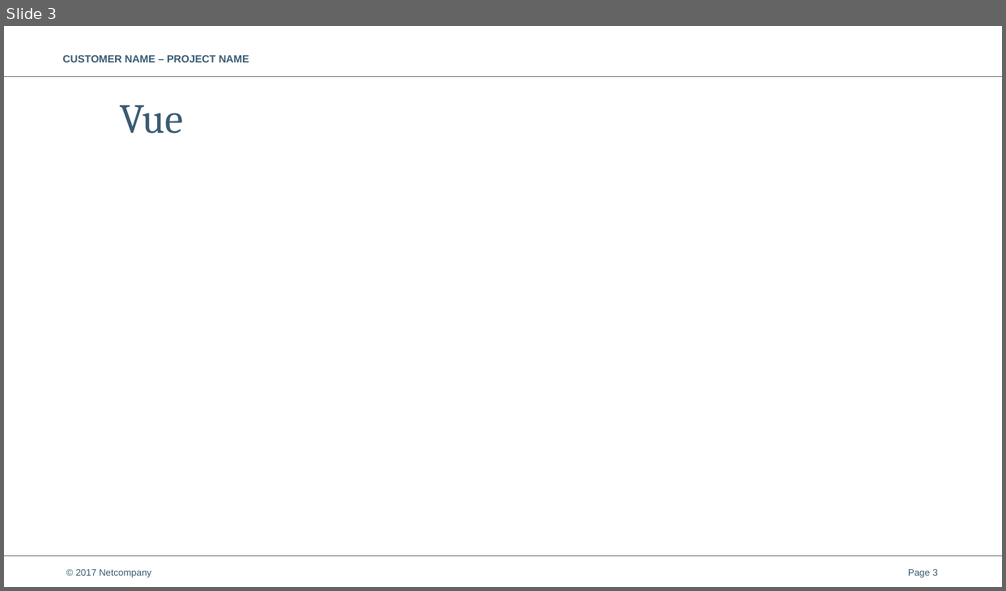
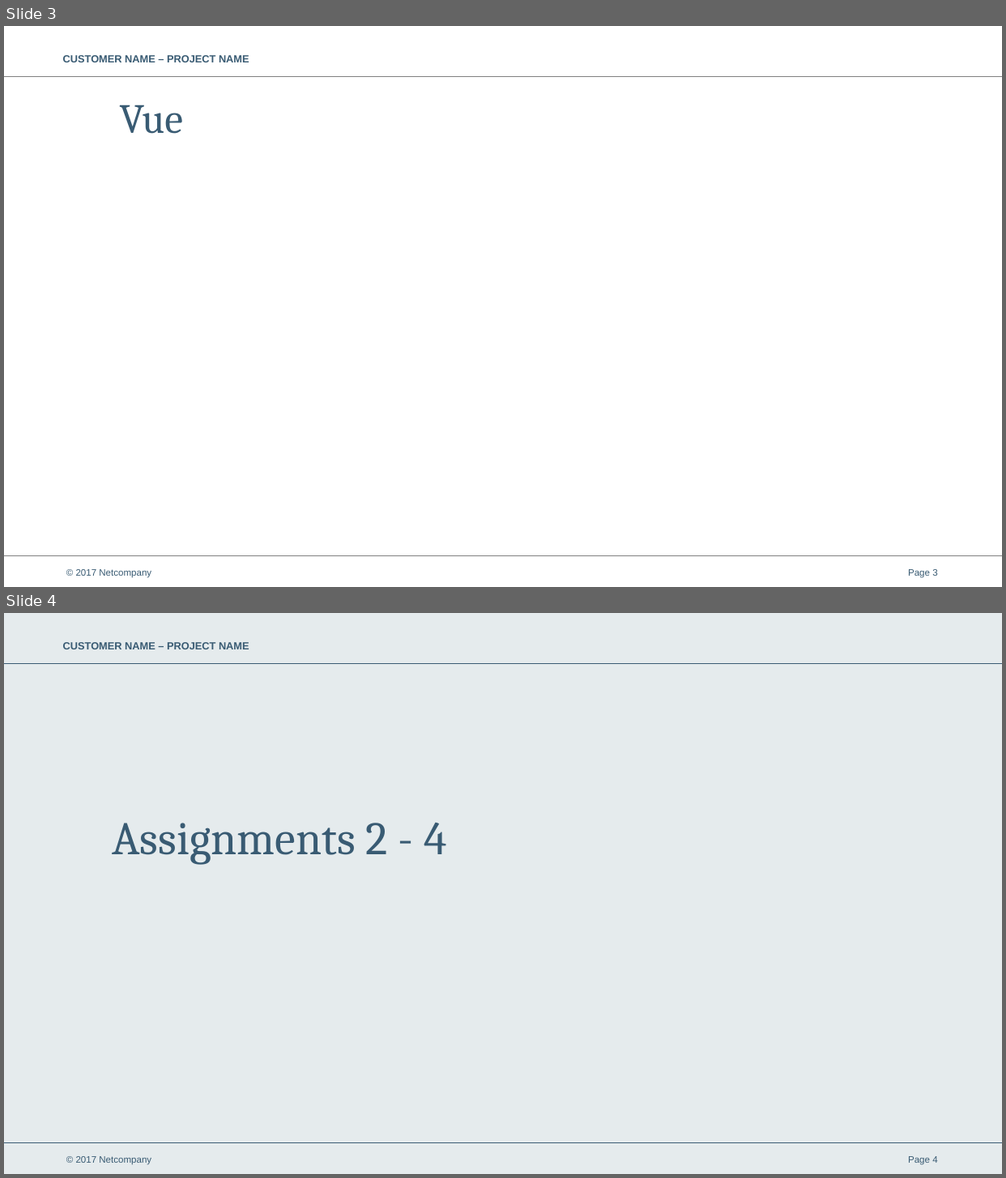
Before and after one commit to netcompanyno/tccs-frontend-assignments, a slide deck: course_material/TCCS-Frontend.pptx. Shown one above the other, each under a label of ours: slide 3 before the commit, slides 3 and 4 after it. The pictures are 1006x591 and 1006x1178 pixels, drawn with LibreOffice and Linux fonts; fonts in the diff are those of the drawing; background and template pictures are left out. Boxes give left, top, right and bottom in pixels: in the first picture for what was removed or moved away, otherwise in the second. Text is boxed around its words. In the diff, an @@ line names an element or a change of style, - is before the commit and + after.

Commit message:
Adds Assignment 7 - finished

```diff
--- a/course_material/TCCS-Frontend.pptx
+++ b/course_material/TCCS-Frontend.pptx
@@ slide 4 added at bbox=[4, 613, 1002, 1174], background #B5C6CD at 35% opacity; not listed: 4 template elements that a slide beside it also shows @@
@@ title added at bbox=[112, 823, 446, 865], 45 pt, text #395B73 @@
+Assignments 2 - 4
```
Also in this commit, not shown: 1 slide removed, 1 other file.
